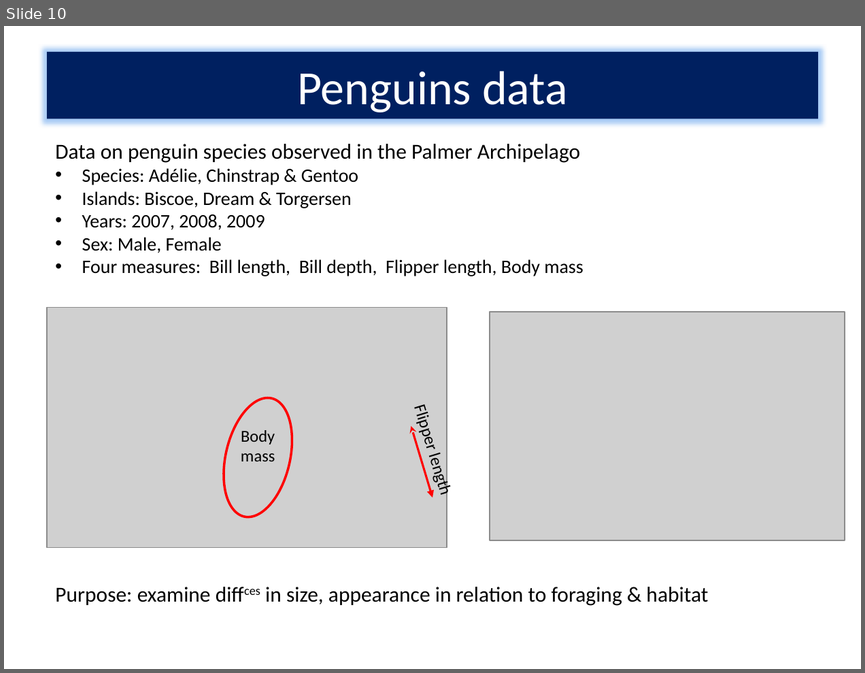
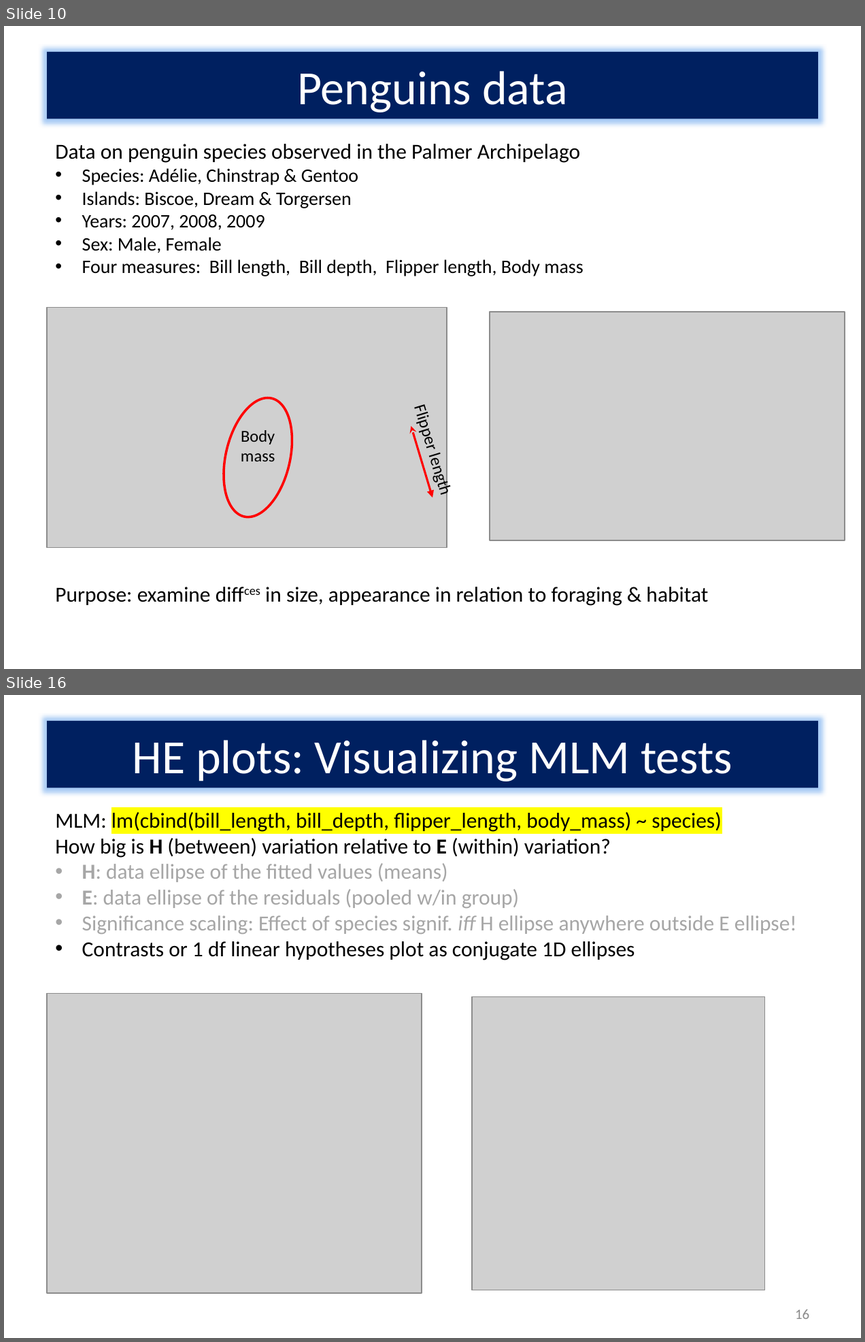
Before and after one commit to friendly/Vis-MLM-book, a slide deck: talks/VisMLM-QM-Forum.pptx. Shown one above the other, each under a label of ours: slide 10 before the commit, slides 10 and 16 after it; the slides between them are not shown. The pictures are 865x673 and 865x1342 pixels, drawn with LibreOffice and Linux fonts; fonts in the diff are those of the drawing; grey boxes stand for pictures. Boxes give left, top, right and bottom in pixels: in the first picture for what was removed or moved away, otherwise in the second. Text is boxed around its words. In the diff, an @@ line names an element or a change of style, - is before the commit and + after.

```diff
--- a/talks/VisMLM-QM-Forum.pptx
+++ b/talks/VisMLM-QM-Forum.pptx
@@ slide 16 added at [4, 695, 861, 1338], background #FFFFFF @@
@@ title added at [47, 721, 818, 787], fill #002060, 40 pt, text #FFFFFF @@
+HE plots: Visualizing MLM tests
@@ text added at [55, 812, 797, 960], 18 pt, text #000000 @@
+MLM: lm(cbind(bill_length, bill_depth, flipper_length, body_mass) ~ species)
+How big is H (between) variation relative to E (within) variation?
+• H: data ellipse of the fitted values (means)
+• E: data ellipse of the residuals (pooled w/in group)
+• Significance scaling: Effect of species signif. iff H ellipse anywhere outside E ellipse!
+• Contrasts or 1 df linear hypotheses plot as conjugate 1D ellipses
@@ picture added at [47, 993, 422, 1293] @@
@@ picture added at [472, 997, 765, 1289] @@
@@ page number added at [795, 1309, 809, 1319], 12 pt, text #8C8C8C @@
+16
```
Also in this commit, not shown: 19 other slides added, 7 other files.
